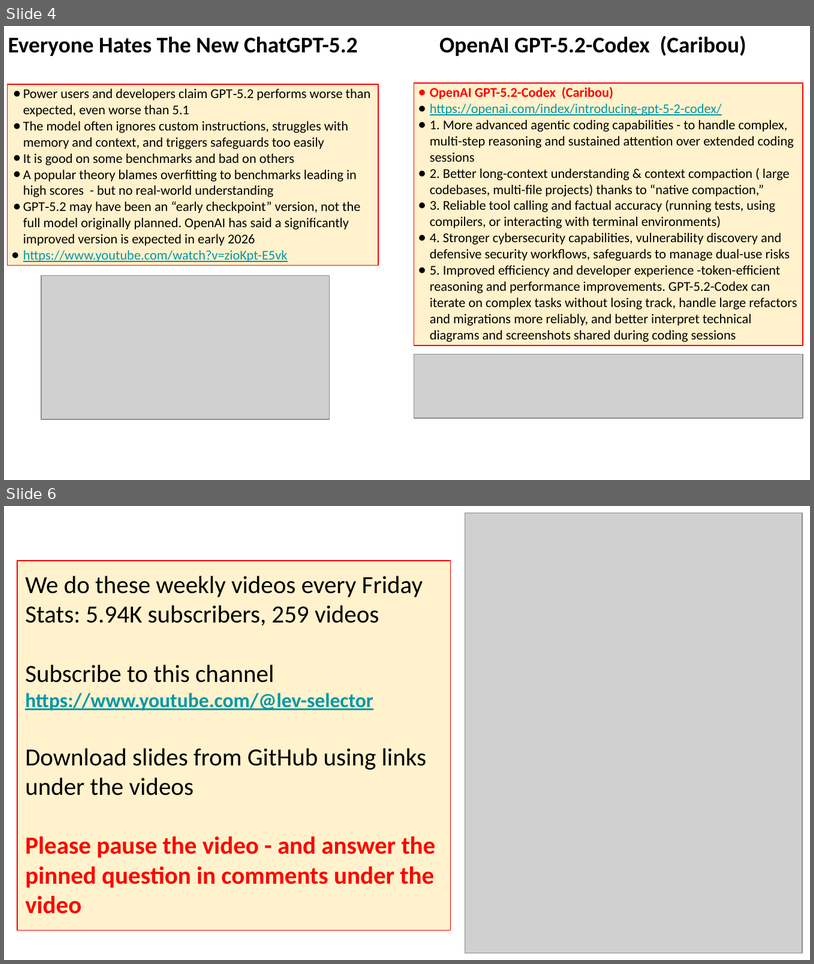
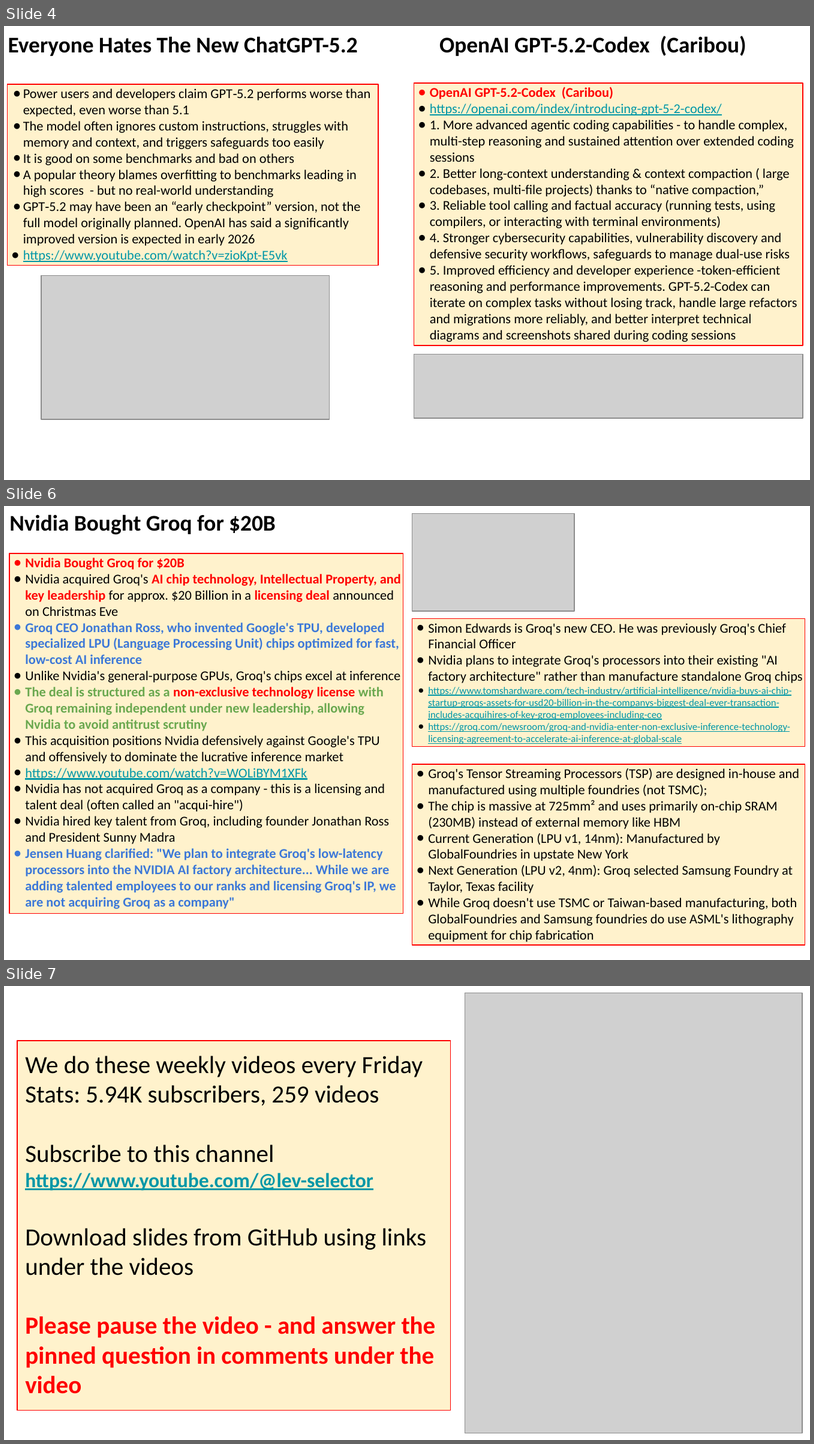
Before and after one commit to lselector/seminar, a slide deck: 2025/2025-12-26-AI-Updates.pptx. Shown one above the other, each under a label of ours: slides 4 and 6 before the commit, slides 4, 6 and 7 after it; the slides between them are not shown. The pictures are 814x964 and 814x1444 pixels, drawn with LibreOffice and Linux fonts; fonts in the diff are those of the drawing; grey boxes stand for pictures. Boxes give left, top, right and bottom in pixels: in the first picture for what was removed or moved away, otherwise in the second. Text is boxed around its words. In the diff, an @@ line names an element or a change of style, - is before the commit and + after.

```diff
--- a/2025/2025-12-26-AI-Updates.pptx
+++ b/2025/2025-12-26-AI-Updates.pptx
@@ slide 6 added at (4, 506, 810, 960), background #FFFFFF @@
@@ text added at (9, 514, 276, 535), 20 pt, text #000000, bold @@
+Nvidia Bought Groq for $20B
@@ picture added at (413, 513, 575, 611) @@
@@ rectangle added at (9, 553, 404, 913), fill #FFF2CC, outline #FF0000 0.75 pt, 12 pt, text #000000, bold @@
+● Nvidia Bought Groq for $20B
+● Nvidia acquired Groq's AI chip technology, Intellectual Property, and key leadership for approx. $20 Billion in a licensing deal announced on Christmas Eve
+● Groq CEO Jonathan Ross, who invented Google's TPU, developed specialized LPU (Language Processing Unit) chips optimized for fast, low-cost AI inference
+● Unlike Nvidia's general-purpose GPUs, Groq's chips excel at inference
+● The deal is structured as a non-exclusive technology license with Groq remaining independent under new leadership, allowing Nvidia to avoid antitrust scrutiny
+● This acquisition positions Nvidia defensively against Google's TPU and offensively to dominate the lucrative inference market
+● https://www.youtube.com/watch?v=WOLiBYM1XFk
+● Nvidia has not acquired Groq as a company - this is a licensing and talent deal (often called an "acqui-hire")
+● Nvidia hired key talent from Groq, including founder Jonathan Ross and President Sunny Madra
+● Jensen Huang clarified: "We plan to integrate Groq's low-latency processors into the NVIDIA AI factory architecture... While we are adding talented employees to our ranks and licensing Groq's IP, we are not acquiring Groq as a company"
@@ rectangle added at (413, 618, 806, 747), fill #FFF2CC, outline #FF0000 0.75 pt, 9 pt, text #0097A7, underline @@
+● Simon Edwards is Groq's new CEO. He was previously Groq's Chief Financial Officer
+● Nvidia plans to integrate Groq's processors into their existing "AI factory architecture" rather than manufacture standalone Groq chips
+● https://www.tomshardware.com/tech-industry/artificial-intelligence/nvidia-buys-ai-chip-startup-groqs-assets-for-usd20-billion-in-the-companys-biggest-deal-ever-transaction-includes-acquihires-of-key-groq-employees-including-ceo
+● https://groq.com/newsroom/groq-and-nvidia-enter-non-exclusive-inference-technology-licensing-agreement-to-accelerate-ai-inference-at-global-scale
@@ rectangle added at (413, 764, 806, 945), fill #FFF2CC, outline #FF0000 0.75 pt, 12 pt, text #000000 @@
+● Groq's Tensor Streaming Processors (TSP) are designed in-house and manufactured using multiple foundries (not TSMC);
+● The chip is massive at 725mm² and uses primarily on-chip SRAM (230MB) instead of external memory like HBM
+● Current Generation (LPU v1, 14nm): Manufactured by GlobalFoundries in upstate New York
+● Next Generation (LPU v2, 4nm): Groq selected Samsung Foundry at Taylor, Texas facility
+● While Groq doesn't use TSMC or Taiwan-based manufacturing, both GlobalFoundries and Samsung foundries do use ASML's lithography equipment for chip fabrication
@@ what was slide 6 is now slide 7 @@
```
Also in this commit, not shown: 5 slides changed.
